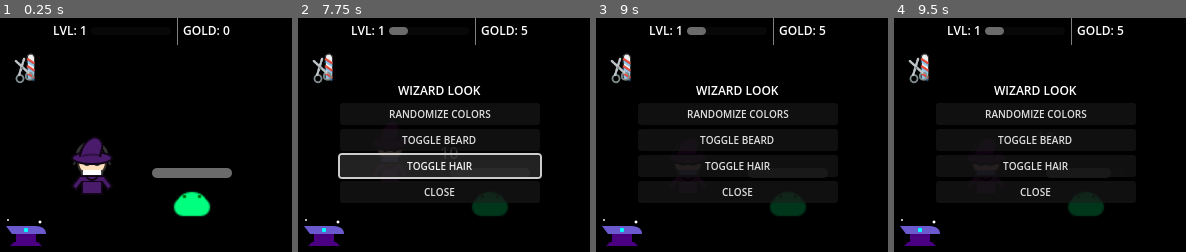
Above: before the commit, frames 1-4 (left to right).
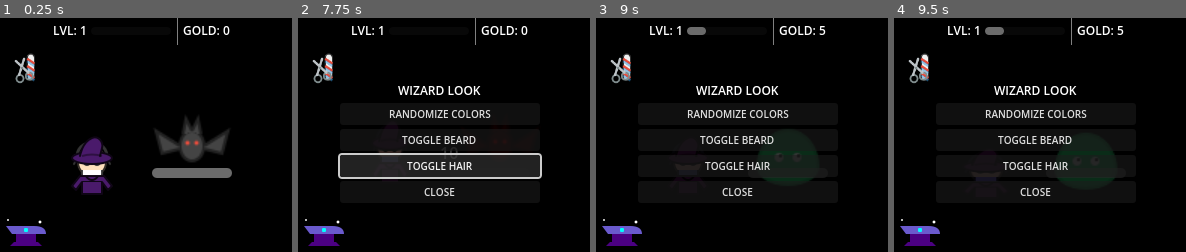
Above: after the commit, the same moments.

Repository: dgcarlucci/cast-lock
Game: Godot game, scene res://scenes/Main.tscn
The game is run twice, just before and just after one commit, with the same random seed, the same clock (stepped at 60 frames per second) and the same inputs.
Inputs (mouse positions are in pixels of both pictures, inside the frame that each line leads up to):
- Up to frame 1 (0.25 s): no input
- Up to frame 2 (7.75 s): click (324, 233) at 0.5 s; click (318, 67) at 1.25 s; click "RANDOMIZE COLORS" at 2 s; click "TOGGLE BEARD" at 2.75 s; click "TOGGLE HAIR" at 3.5 s; click (324, 233) at 4.25 s; click (318, 67) at 5 s; click "RANDOMIZE COLORS" at 5.75 s; click "TOGGLE BEARD" at 6.5 s; click "TOGGLE HAIR" at 7.25 s
- Up to frame 3 (9 s): click (622, 233) at 8 s; click (616, 67) at 8.75 s
- Up to frame 4 (9.5 s): no input

The runs differ from the first frame. In frame 1, 3.3% of the frame differs, in the area x 53-79%, y 42-86%; in frame 2, 0.9%; in frame 3, 1.2%; in frame 4, 1.2%.

Commit message:
feat: add animated enemies and randomized spawning

Diff:
--- /dev/null
+++ b/resources/bat_sprite.svg
@@ -0,0 +1,13 @@
+<svg width="64" height="64" viewBox="0 0 64 64" fill="none" xmlns="http://www.w3.org/2000/svg">
+  <!-- Bat Body -->
+  <ellipse cx="32" cy="30" rx="8" ry="10" fill="#444" stroke="#222" stroke-width="2"/>
+  <!-- Wings -->
+  <path d="M24 30L8 20L12 35L24 32" fill="#444" stroke="#222" stroke-width="2"/>
+  <path d="M40 30L56 20L52 35L40 32" fill="#444" stroke="#222" stroke-width="2"/>
+  <!-- Ears -->
+  <path d="M26 22L28 12L32 20" fill="#444" stroke="#222" stroke-width="2"/>
+  <path d="M38 22L36 12L32 20" fill="#444" stroke="#222" stroke-width="2"/>
+  <!-- Eyes -->
+  <circle cx="29" cy="28" r="1.5" fill="#e74c3c"/>
+  <circle cx="35" cy="28" r="1.5" fill="#e74c3c"/>
+</svg>
--- /dev/null
+++ b/resources/ghost_sprite.svg
@@ -0,0 +1,9 @@
+<svg width="64" height="64" viewBox="0 0 64 64" fill="none" xmlns="http://www.w3.org/2000/svg">
+  <!-- Ghost Body -->
+  <path d="M16 32C16 20 24 12 32 12C40 12 48 20 48 32V52L40 46L32 52L24 46L16 52V32Z" fill="#ecf0f1" stroke="#bdc3c7" stroke-width="2" opacity="0.8"/>
+  <!-- Eyes -->
+  <circle cx="26" cy="28" r="3" fill="#2c3e50"/>
+  <circle cx="38" cy="28" r="3" fill="#2c3e50"/>
+  <!-- Mouth -->
+  <ellipse cx="32" cy="38" rx="2" ry="4" fill="#2c3e50"/>
+</svg>
--- a/resources/slime_sprite.svg
+++ b/resources/slime_sprite.svg
@@ -1,8 +1,9 @@
-<svg width="32" height="32" viewBox="0 0 32 32" xmlns="http://www.w3.org/2000/svg">
-  <!-- Body (Gooey Green) -->
-  <rect x="4" y="16" width="24" height="12" rx="6" ry="6" fill="#00FF7F" />
-  <rect x="6" y="12" width="20" height="16" rx="10" ry="10" fill="#00FF7F" />
+<svg width="64" height="64" viewBox="0 0 64 64" fill="none" xmlns="http://www.w3.org/2000/svg">
+  <!-- Slime Body -->
+  <path d="M12 48C12 36 20 24 32 24C44 24 52 36 52 48C52 54 44 60 32 60C20 60 12 54 12 48Z" fill="#2ecc71" stroke="#27ae60" stroke-width="2"/>
   <!-- Eyes -->
-  <rect x="10" y="14" width="2" height="2" fill="#006400" />
-  <rect x="20" y="14" width="2" height="2" fill="#006400" />
+  <circle cx="26" cy="42" r="3" fill="white"/>
+  <circle cx="38" cy="42" r="3" fill="white"/>
+  <circle cx="27" cy="41" r="1" fill="black"/>
+  <circle cx="39" cy="41" r="1" fill="black"/>
 </svg>
--- /dev/null
+++ b/scenes/Enemy.tscn
@@ -0,0 +1,19 @@
+[gd_scene load_steps=4 format=3]
+
+[ext_resource type="Script" path="res://scripts/Enemy.gd" id="1_enemy"]
+[ext_resource type="Texture2D" path="res://resources/slime_sprite.svg" id="2_slime"]
+[ext_resource type="Texture2D" path="res://resources/wizard/shadow.svg" id="3_shadow"]
+
+[node name="Enemy" type="Node2D"]
+script = ExtResource("1_enemy")
+
+[node name="Shadow" type="Sprite2D" parent="."]
+modulate = Color(1, 1, 1, 0.2)
+texture = ExtResource("3_shadow")
+centered = false
+offset = Vector2(-32, -64)
+
+[node name="Sprite2D" type="Sprite2D" parent="."]
+texture = ExtResource("2_slime")
+centered = false
+offset = Vector2(-32, -64)
--- a/scenes/Main.tscn
+++ b/scenes/Main.tscn
@@ -1,9 +1,9 @@
-[gd_scene load_steps=5 format=3 uid="uid://52ed5ny5yoax"]
+[gd_scene load_steps=5 format=3]
 
-[ext_resource type="Script" uid="uid://cepcahmwvq4go" path="res://scripts/Main.gd" id="1_x8b7q"]
-[ext_resource type="PackedScene" uid="uid://d1g8x7k8p6j1m" path="res://scenes/Wizard.tscn" id="2_x8b7r"]
-[ext_resource type="PackedScene" uid="uid://c1g8x7k8p6j1n" path="res://scenes/UI_Overlay.tscn" id="3_x8b7s"]
-[ext_resource type="Texture2D" uid="uid://btnoaalk02nj1" path="res://resources/slime_sprite.svg" id="4_j8b7m"]
+[ext_resource type="Script" path="res://scripts/Main.gd" id="1_x8b7q"]
+[ext_resource type="PackedScene" path="res://scenes/Wizard.tscn" id="2_x8b7r"]
+[ext_resource type="PackedScene" path="res://scenes/UI_Overlay.tscn" id="3_x8b7s"]
+[ext_resource type="PackedScene" path="res://scenes/Enemy.tscn" id="4_enemy"]
 
 [node name="Main" type="Node2D"]
 script = ExtResource("1_x8b7q")
@@ -11,10 +11,9 @@
 [node name="Wizard" parent="." instance=ExtResource("2_x8b7r")]
 position = Vector2(100, 180)
 
-[node name="Enemy" type="Sprite2D" parent="."]
+[node name="Enemy" parent="." instance=ExtResource("4_enemy")]
 position = Vector2(200, 180)
 scale = Vector2(1.5, 1.5)
-texture = ExtResource("4_j8b7m")
 
 [node name="UI_Overlay" parent="." instance=ExtResource("3_x8b7s")]
 offset_right = 300.0
--- /dev/null
+++ b/scripts/Enemy.gd
@@ -0,0 +1,36 @@
+extends Node2D
+
+@onready var sprite = $Sprite2D
+@onready var shadow = $Shadow
+
+func _ready():
+	start_idle_animation()
+
+func start_idle_animation():
+	var tween = get_tree().create_tween().set_loops()
+	# Slow bobbing
+	tween.tween_property(sprite, "position", Vector2(0, -5), 1.0).set_trans(Tween.TRANS_SINE)
+	tween.tween_property(sprite, "position", Vector2(0, 0), 1.0).set_trans(Tween.TRANS_SINE)
+
+	var shadow_tween = get_tree().create_tween().set_loops()
+	shadow_tween.tween_property(shadow, "scale", Vector2(1.1, 1.1), 1.0).set_trans(Tween.TRANS_SINE)
+	shadow_tween.tween_property(shadow, "scale", Vector2(1.0, 1.0), 1.0).set_trans(Tween.TRANS_SINE)
+
+func play_hit_animation():
+	var tween = get_tree().create_tween()
+	sprite.modulate = Color.RED
+	tween.tween_property(sprite, "position", Vector2(10, 0), 0.05)
+	tween.tween_property(sprite, "position", Vector2(0, 0), 0.05)
+	tween.tween_property(sprite, "modulate", Color.WHITE, 0.1)
+
+func play_death_animation(callback: Callable):
+	var tween = get_tree().create_tween()
+	tween.tween_property(sprite, "scale", Vector2(0, 0), 0.2).set_trans(Tween.TRANS_BACK).set_ease(Tween.EASE_IN)
+	tween.parallel().tween_property(shadow, "modulate:a", 0, 0.2)
+	tween.tween_callback(callback)
+
+func set_texture(texture: Texture2D):
+	sprite.texture = texture
+	# Reset scale in case it was dying
+	sprite.scale = Vector2(1, 1)
+	shadow.modulate.a = 0.2
--- a/scripts/Main.gd
+++ b/scripts/Main.gd
@@ -2,10 +2,17 @@
 
 @onready var wizard = $Wizard
 @onready var ui = $UI_Overlay
+@onready var enemy = $Enemy
 @onready var attack_timer = $AttackTimer
 
 var current_enemy_hp: float = 0.0
 var max_enemy_hp: float = 0.0
+
+var enemy_textures = [
+	preload("res://resources/slime_sprite.svg"),
+	preload("res://resources/bat_sprite.svg"),
+	preload("res://resources/ghost_sprite.svg")
+]
 
 func _ready():
 	# Explicitly set window background to transparent in DisplayServer (Godot 4)
@@ -48,7 +55,10 @@
 	max_enemy_hp = StatsManager.get_enemy_hp()
 	current_enemy_hp = max_enemy_hp
 	ui.update_enemy_health(current_enemy_hp, max_enemy_hp)
-	print("Spawned enemy with HP: ", max_enemy_hp)
+
+	# Random texture
+	var tex = enemy_textures[randi() % enemy_textures.size()]
+	enemy.set_texture(tex)
 
 func start_combat():
 	attack_timer.wait_time = 1.5 / StatsManager.stats.haste
@@ -58,7 +68,7 @@
 	attack()
 
 func attack():
-	if wizard.current_state != wizard.State.IDLE:
+	if wizard.current_state != wizard.State.IDLE or current_enemy_hp <= 0:
 		return
 
 	wizard.play_cast_animation(func():
@@ -73,15 +83,20 @@
 
 		current_enemy_hp -= damage
 		ui.update_enemy_health(current_enemy_hp, max_enemy_hp)
+		enemy.play_hit_animation()
 
 		if current_enemy_hp <= 0:
 			on_enemy_death()
 	)
 
 func on_enemy_death():
-	var gold = StatsManager.get_gold_reward()
-	StatsManager.stats.gold += int(gold)
-	StatsManager.add_xp(20) # Fixed XP for now
+	attack_timer.stop()
+	enemy.play_death_animation(func():
+		var gold = StatsManager.get_gold_reward()
+		StatsManager.stats.gold += int(gold)
+		StatsManager.add_xp(20)
 
-	ui.update_stats()
-	spawn_enemy()
+		ui.update_stats()
+		spawn_enemy()
+		start_combat()
+	)
